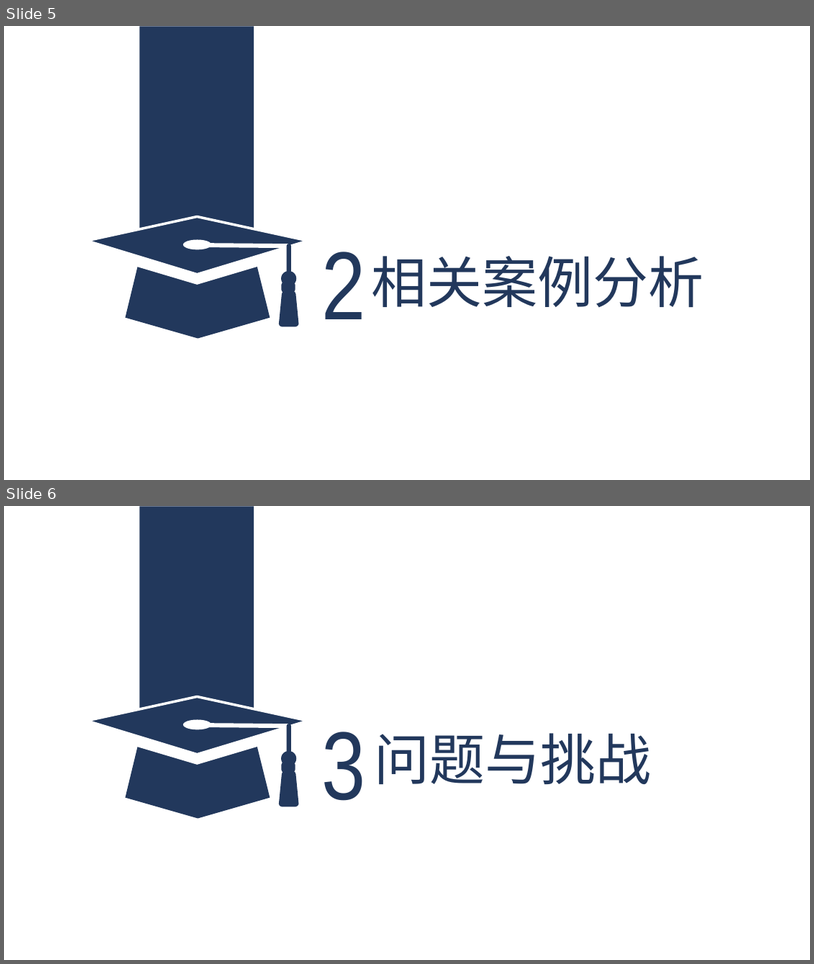
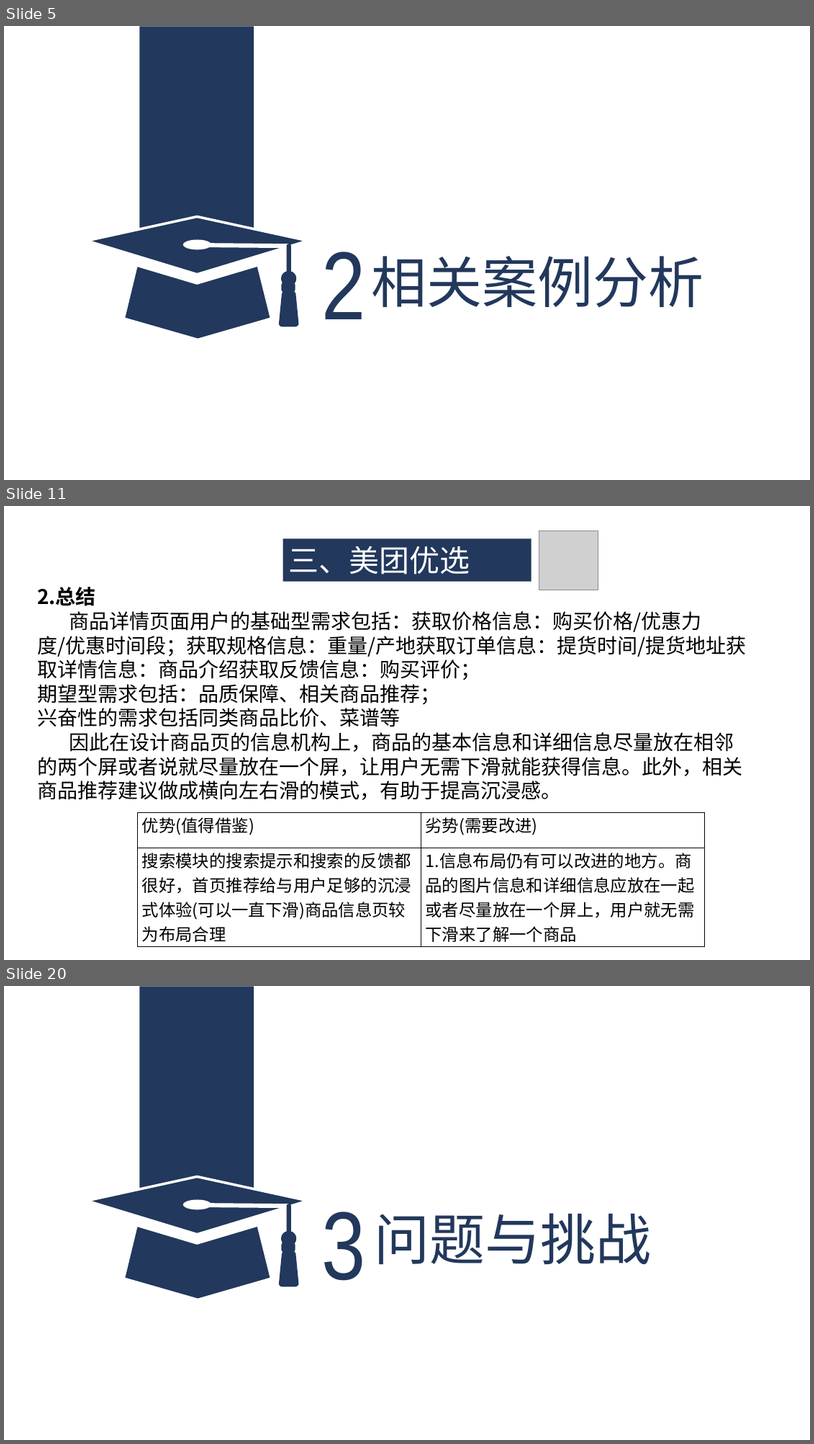
Before and after one commit to ZUCC-SRA2021-G05/Community-GB, a slide deck: 其他/软件项目管理原理与实践/软件项目管理原理与实践-主题确认/G05主题确认.pptx. Shown one above the other, each under a label of ours: slides 5 and 6 before the commit, slides 5, 11 and 20 after it; the slides between them are not shown. The pictures are 814x964 and 814x1444 pixels, drawn with LibreOffice and Linux fonts; fonts in the diff are those of the drawing; grey boxes stand for pictures. Boxes give left, top, right and bottom in pixels: in the first picture for what was removed or moved away, otherwise in the second. Text is boxed around its words. In the diff, an @@ line names an element or a change of style, - is before the commit and + after.

```diff
--- a/其他/软件项目管理原理与实践/软件项目管理原理与实践-主题确认/G05主题确认.pptx
+++ b/其他/软件项目管理原理与实践/软件项目管理原理与实践-主题确认/G05主题确认.pptx
@@ slide 11 added at [4,506,810,960], background #FFFFFF @@
@@ rectangle added at [283,538,532,582], fill #22385C, 36 pt, text #FFFFFF @@
+三、美团优选
@@ picture added at [540,530,598,590] @@
@@ text added at [37,587,746,800], 24 pt, text #000000 @@
+2.总结
+商品详情页面用户的基础型需求包括：获取价格信息：购买价格/优惠力度/优惠时间段；获取规格信息：重量/产地获取订单信息：提货时间/提货地址获取详情信息：商品介绍获取反馈信息：购买评价；
+期望型需求包括：品质保障、相关商品推荐；
+兴奋性的需求包括同类商品比价、菜谱等
+因此在设计商品页的信息机构上，商品的基本信息和详细信息尽量放在相邻的两个屏或者说就尽量放在一个屏，让用户无需下滑就能获得信息。此外，相关商品推荐建议做成横向左右滑的模式，有助于提高沉浸感。
@@ table added at [138,812,705,947], 2 rows, 2 columns @@
+优势(值得借鉴) | 劣势(需要改进)
+搜索模块的搜索提示和搜索的反馈都很好，首页推荐给与用户足够的沉浸式体验(可以一直下滑)商品信息页较为布局合理 | 1.信息布局仍有可以改进的地方。商品的图片信息和详细信息应放在一起或者尽量放在一个屏上，用户就无需下滑来了解一个商品
@@ what was slide 6 is now slide 20 @@
```
Also in this commit, not shown: 13 other slides added.
